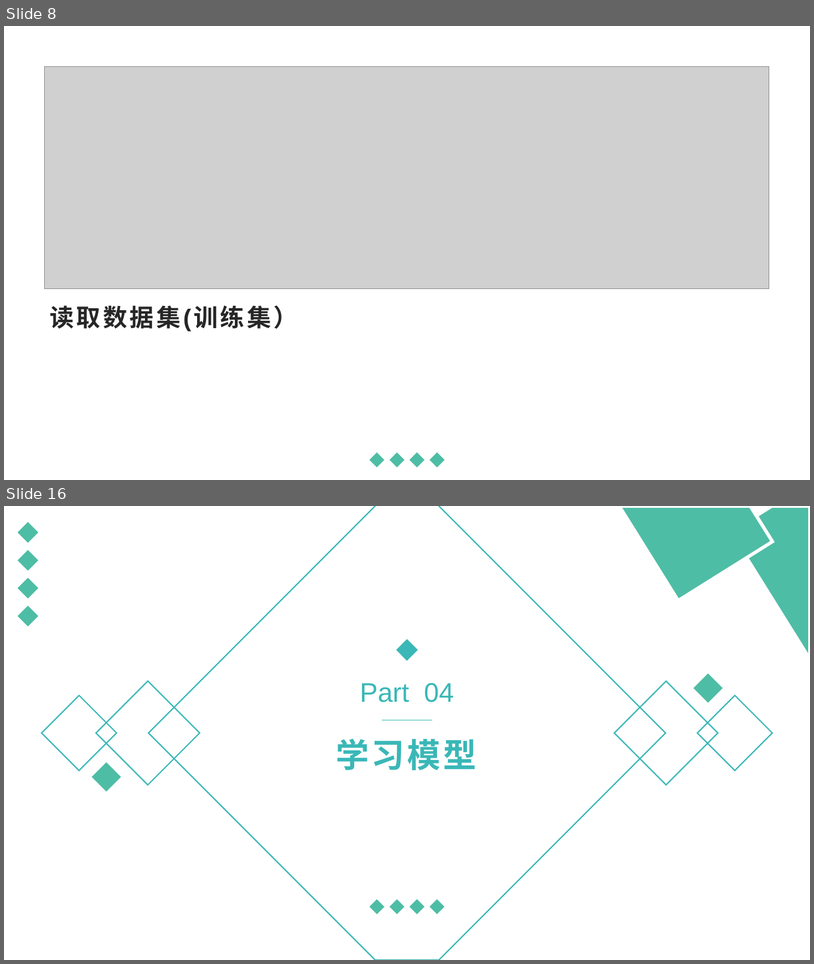
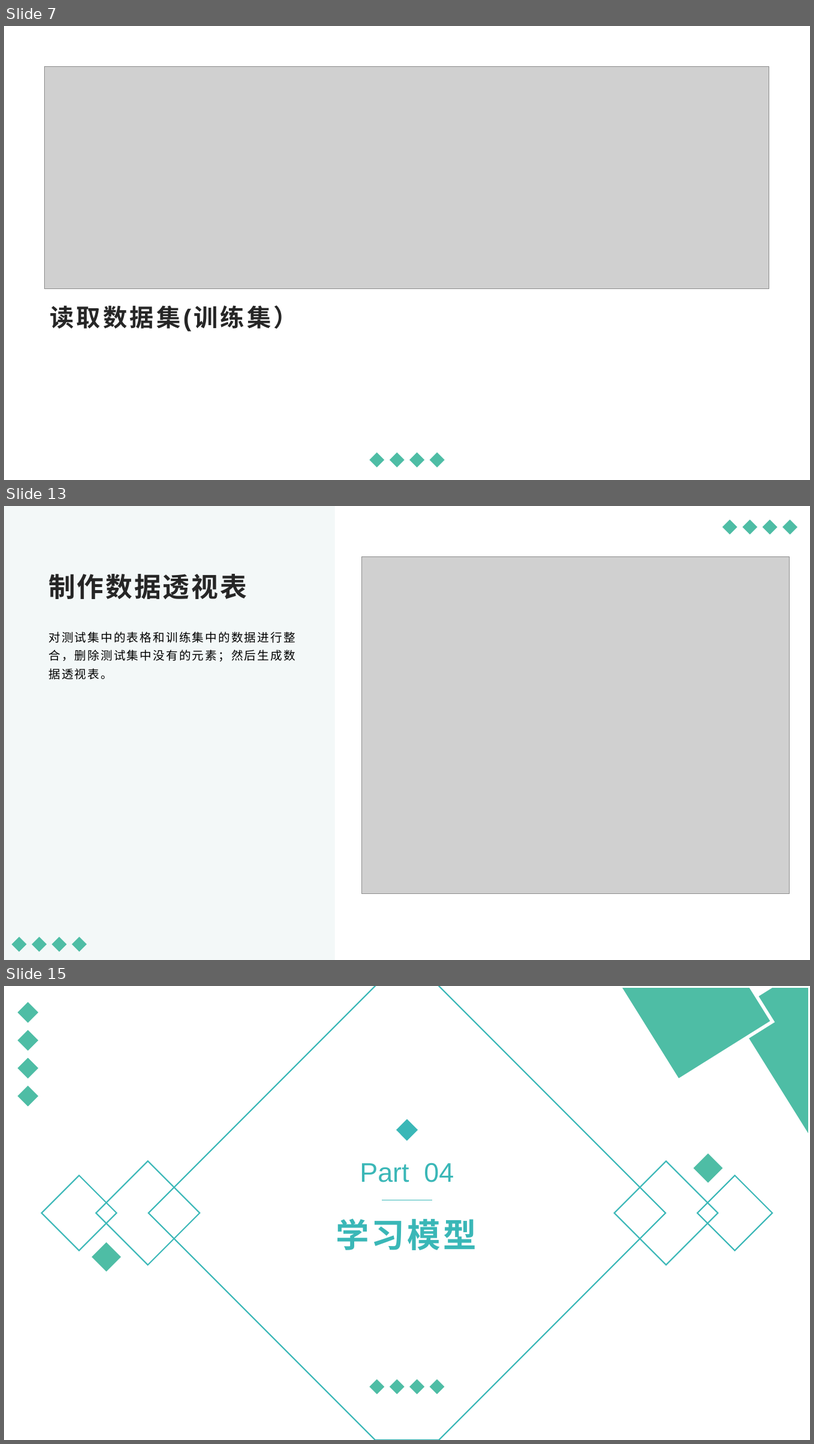
Before and after one commit to ZefanLin159/First-repository, a slide deck: Kaggle/Machine Learning.pptx. Shown one above the other, each under a label of ours: slides 8 and 16 before the commit, slides 7, 13 and 15 after it; the slides between them are not shown. The pictures are 814x964 and 814x1444 pixels, drawn with LibreOffice and Linux fonts; fonts in the diff are those of the drawing; grey boxes stand for pictures. Boxes give left, top, right and bottom in pixels: in the first picture for what was removed or moved away, otherwise in the second. Text is boxed around its words. In the diff, an @@ line names an element or a change of style, - is before the commit and + after.

```diff
--- a/Kaggle/Machine Learning.pptx
+++ b/Kaggle/Machine Learning.pptx
@@ slide 13 added at [4, 506, 810, 960], background #FFFFFF @@
@@ rectangle added at [4, 506, 335, 960], fill #F3F8F8 @@
@@ group added at [723, 519, 798, 534]: 4 diamonds @@
@@ picture added at [362, 557, 791, 893] @@
@@ title added at [48, 574, 247, 599], 32 pt, text #262626, bold @@
+制作数据透视表
@@ text added at [48, 631, 295, 679], 14 pt, text #000000 @@
+对测试集中的表格和训练集中的数据进行整合，删除测试集中没有的元素；然后生成数据透视表。
@@ group added at [12, 937, 87, 952]: 4 diamonds @@
@@ what was slide 8 is now slide 7 @@
@@ what was slide 16 is now slide 15 @@
```
Also in this commit, not shown: 11 slides changed, 3 slides removed, 7 other files.
